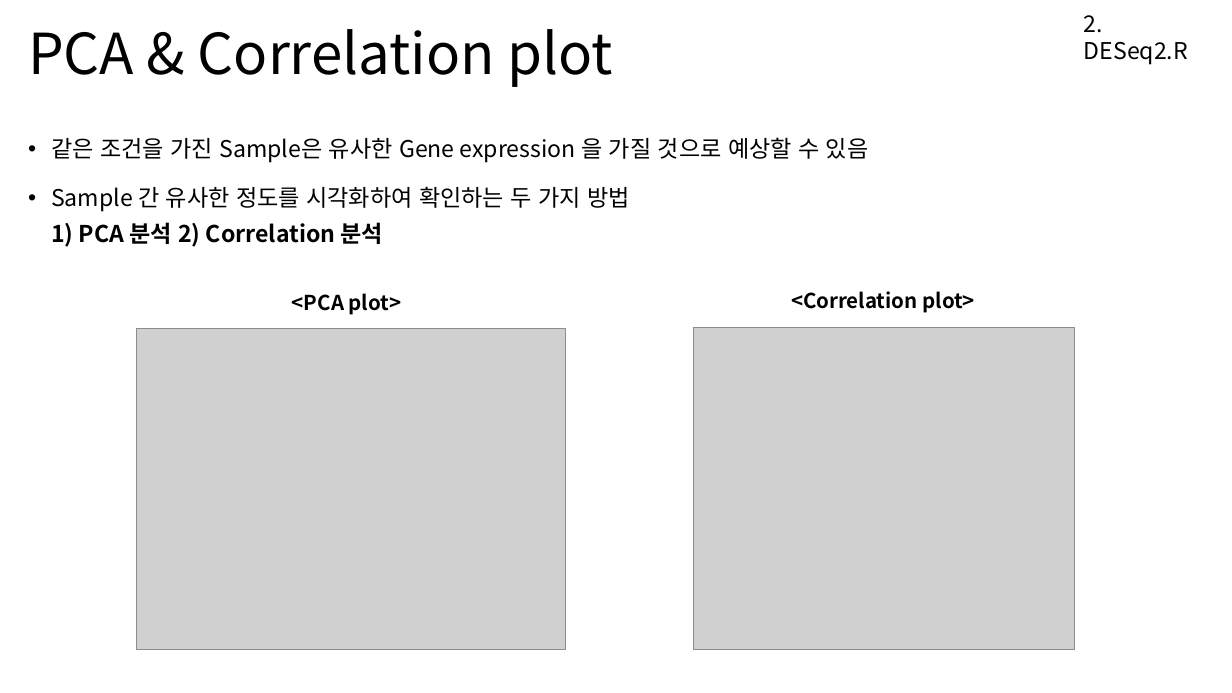
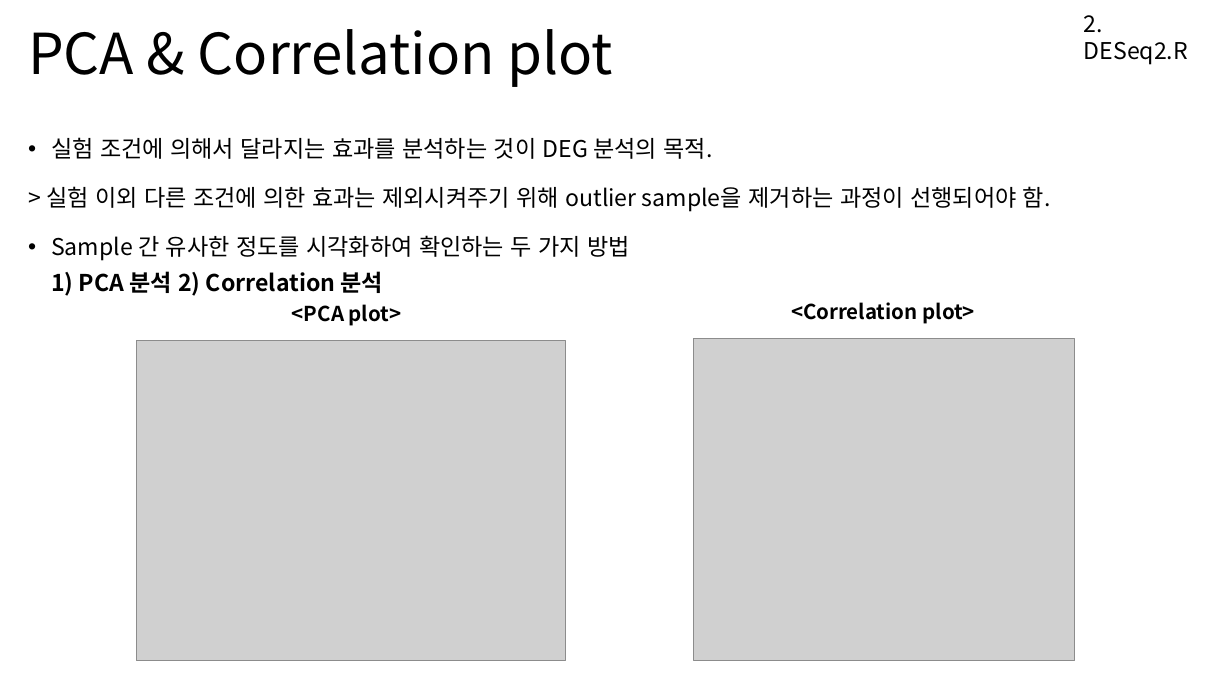
Before and after one commit to Khreat0205/Education_BulkRNAseq, a slide deck: slide 3 of Presentation/2. DESeq2.pptx (slide 2 before the commit). Drawn at 1232x693 pixels with LibreOffice and Linux fonts; fonts in the diff are those of the drawing; grey boxes stand for pictures. Boxes give left, top, right and bottom in pixels: in the first picture for what was removed or moved away, otherwise in the second. Text is boxed around its words. In the diff, an @@ line names an element or a change of style, - is before the commit and + after.

```diff
--- a/Presentation/2. DESeq2.pptx
+++ b/Presentation/2. DESeq2.pptx
@@ text at [46, 137, 1051, 212]: text changed @@
-• 같은 조건을 가진 Sample은 유사한 Gene expression 을 가질 것으로 예상할 수 있음
+• 실험 조건에 의해서 달라지는 효과를 분석하는 것이 DEG 분석의 목적.
+> 실험 이외 다른 조건에 의한 효과는 제외시켜주기 위해 outlier sample을 제거하는 과정이 선행되어야 함.
@@ 2 pictures, 2 texts: place and size @@
-2 pictures, 2 texts at [136, 291, 1075, 650]
+2 pictures, 2 texts at [136, 302, 1075, 661]
```
Also in this commit, not shown: 3 other slides changed, 2 slides added.
